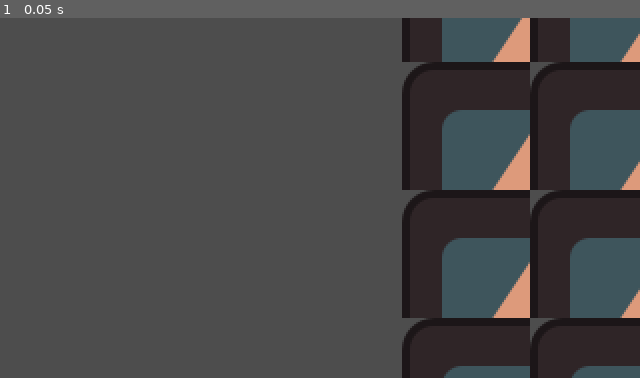
Above: before the commit, frame 1.
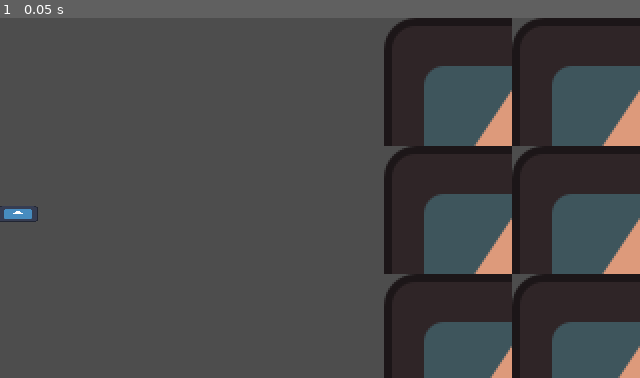
Above: after the commit, the same moment.

Repository: UHSGDC/alfred-the-dipping-bird
Game: Godot game, scene res://tests/minigame_tester.tscn
The game is run twice, just before and just after one commit, with the same random seed, the same clock (stepped at 60 frames per second) and the same inputs. The engine's default icon, where the game draws it, is replaced by a stand-in: a white triangle on a blue panel in a dark square.
Inputs:
- Up to frame 1 (0.05 s): no input

The runs differ from the first frame. In frame 1, 26% of the frame differs, in the area x 0-100%, y 0-100%.

Commit message:
chicago minigame clean up
- just a little bit of clean up, rescaling stuff to fit 320x180. not finished moving on to midwest for now

Diff:
--- a/scenes/chicago/chicago_minigame.tscn
+++ b/scenes/chicago/chicago_minigame.tscn
@@ -9,7 +9,7 @@
 [ext_resource type="PackedScene" uid="uid://5nh6tcoevhkg" path="res://scenes/chicago/win_zone.tscn" id="7_m8urx"]
 
 [sub_resource type="RectangleShape2D" id="RectangleShape2D_p78j3"]
-size = Vector2(79, 33)
+size = Vector2(20, 8)
 
 [sub_resource type="Animation" id="Animation_0vri5"]
 resource_name = "RESET"
@@ -67,7 +67,7 @@
 debug_mode = true
 
 [node name="Player" type="Area2D" parent="." node_paths=PackedStringArray("minigame_node", "top_left_bound", "bot_right_bound", "camera")]
-position = Vector2(-300, 312)
+position = Vector2(9, 98)
 collision_layer = 0
 script = ExtResource("2_xgthb")
 minigame_node = NodePath("..")
@@ -76,11 +76,11 @@
 camera = NodePath("../PlayerCamera")
 
 [node name="Sprite2D" type="Sprite2D" parent="Player"]
-scale = Vector2(0.7, 0.3)
+position = Vector2(-1.72853e-06, -5.72205e-06)
+scale = Vector2(0.15625, 0.0625001)
 texture = ExtResource("3_kftn3")
 
 [node name="CollisionShape2D" type="CollisionShape2D" parent="Player"]
-position = Vector2(-0.25, 0)
 shape = SubResource("RectangleShape2D_p78j3")
 
 [node name="AnimationPlayer" type="AnimationPlayer" parent="Player"]
@@ -217,7 +217,8 @@
 [node name="Factory" type="Sprite2D" parent="Factories/Smoke"]
 modulate = Color(0.756863, 0.584314, 0.501961, 1)
 show_behind_parent = true
-position = Vector2(-40, 46)
+position = Vector2(-13, 14)
+scale = Vector2(0.286, 0.286)
 texture = ExtResource("3_kftn3")
 
 [node name="Smoke3" parent="Factories" instance=ExtResource("6_rynt6")]
@@ -302,13 +303,13 @@
 texture = ExtResource("3_kftn3")
 
 [node name="PlayerCamera" type="Camera2D" parent="."]
-position = Vector2(151, 324)
+position = Vector2(160, 90)
 
 [node name="LeftPlayerBound" type="Marker2D" parent="PlayerCamera"]
-position = Vector2(-480, -290)
+position = Vector2(-152, -82)
 
 [node name="RightPlayerBound" type="Marker2D" parent="PlayerCamera"]
-position = Vector2(-480, 290)
+position = Vector2(-152, 82)
 
 [node name="Win Zone" parent="." instance=ExtResource("7_m8urx")]
 position = Vector2(11165, 323)
--- a/scenes/chicago/pigeon.tscn
+++ b/scenes/chicago/pigeon.tscn
@@ -4,7 +4,7 @@
 [ext_resource type="Texture2D" uid="uid://3ttwa7rolvit" path="res://icon.svg" id="1_a10fc"]
 
 [sub_resource type="RectangleShape2D" id="RectangleShape2D_y7cvp"]
-size = Vector2(64, 32)
+size = Vector2(22, 10)
 
 [sub_resource type="Curve" id="Curve_r1p26"]
 _data = [Vector2(0, 1), 0.0, 0.0, 0, 0, Vector2(1, 0.571429), 0.0, 0.0, 0, 0]
@@ -15,19 +15,20 @@
 gravity_scale = 0.0
 max_contacts_reported = 5
 contact_monitor = true
-linear_velocity = Vector2(-500, 0)
+linear_velocity = Vector2(-150, 0)
 script = ExtResource("1_07j60")
 
 [node name="CollisionShape2D" type="CollisionShape2D" parent="."]
 shape = SubResource("RectangleShape2D_y7cvp")
 
-[node name="VisibleOnScreenEnabler2D" type="VisibleOnScreenEnabler2D" parent="."]
-rect = Rect2(-32, -16, 64, 32)
-
 [node name="Sprite2D" type="Sprite2D" parent="."]
 modulate = Color(1, 0.443137, 0.12549, 1)
-scale = Vector2(0.5, 0.25)
+position = Vector2(0, 1.49012e-07)
+scale = Vector2(0.17, 0.078125)
 texture = ExtResource("1_a10fc")
+
+[node name="VisibleOnScreenEnabler2D" type="VisibleOnScreenEnabler2D" parent="."]
+rect = Rect2(-11, -5, 22, 10)
 
 [node name="DeathParticles" type="CPUParticles2D" parent="."]
 process_mode = 3
--- a/scenes/chicago/skyscraper.tscn
+++ b/scenes/chicago/skyscraper.tscn
@@ -3,13 +3,14 @@
 [ext_resource type="Texture2D" uid="uid://3ttwa7rolvit" path="res://icon.svg" id="2_tc2o7"]
 
 [sub_resource type="RectangleShape2D" id="RectangleShape2D_y7cvp"]
-size = Vector2(128, 128)
+size = Vector2(36, 36)
 
 [node name="Skyscraper" type="StaticBody2D" groups=["skyscraper"]]
 collision_mask = 0
 
 [node name="Sprite2D" type="Sprite2D" parent="."]
 modulate = Color(1, 0, 1, 1)
+scale = Vector2(0.28125, 0.28125)
 texture = ExtResource("2_tc2o7")
 
 [node name="CollisionShape2D" type="CollisionShape2D" parent="."]
--- a/scenes/chicago/smoke.tscn
+++ b/scenes/chicago/smoke.tscn
@@ -1,7 +1,7 @@
-[gd_scene load_steps=6 format=3 uid="uid://b0onck61deuc0"]
+[gd_scene load_steps=5 format=3 uid="uid://b0onck61deuc0"]
 
 [sub_resource type="CircleShape2D" id="CircleShape2D_4j3ms"]
-radius = 57.0088
+radius = 16.0
 
 [sub_resource type="Curve" id="Curve_tklpw"]
 _data = [Vector2(0, 0.395604), 0.0, 0.0, 0, 0, Vector2(0.798942, 1), 0.0, 0.0, 0, 0]
@@ -14,50 +14,49 @@
 [sub_resource type="Gradient" id="Gradient_b5ned"]
 colors = PackedColorArray(0.493545, 0.493546, 0.493546, 1, 1, 1, 1, 1)
 
-[sub_resource type="Gradient" id="Gradient_ieub1"]
-colors = PackedColorArray(0.396889, 0.396889, 0.396889, 1, 1, 1, 1, 1)
-
 [node name="Smoke" type="StaticBody2D" groups=["smoke"]]
 collision_mask = 0
 
 [node name="VisibleOnScreenEnabler2D" type="VisibleOnScreenEnabler2D" parent="."]
-rect = Rect2(-100, -100, 200, 200)
+rect = Rect2(-16, -16, 32, 32)
 
 [node name="CollisionShape2D" type="CollisionShape2D" parent="."]
 shape = SubResource("CircleShape2D_4j3ms")
 
 [node name="CPUParticles2D" type="CPUParticles2D" parent="."]
-amount = 300
+amount = 150
 lifetime = 5.0
 preprocess = 5.0
 local_coords = true
 emission_shape = 1
-emission_sphere_radius = 8.62
+emission_sphere_radius = 2.0
 spread = 180.0
 gravity = Vector2(0, 0)
-initial_velocity_min = 10.0
-initial_velocity_max = 20.0
-angular_velocity_min = -10.0
-angular_velocity_max = 10.0
-scale_amount_max = 8.0
+initial_velocity_min = 2.5
+initial_velocity_max = 6.0
+angular_velocity_min = -3.0
+angular_velocity_max = 3.0
+scale_amount_min = 0.5
+scale_amount_max = 2.0
 scale_amount_curve = SubResource("Curve_tklpw")
 color_ramp = SubResource("Gradient_ipgif")
 color_initial_ramp = SubResource("Gradient_b5ned")
 
-[node name="CPUParticles2D2" type="CPUParticles2D" parent="."]
+[node name="CPUParticles2D3" type="CPUParticles2D" parent="."]
 amount = 150
 lifetime = 5.0
 preprocess = 5.0
 local_coords = true
 emission_shape = 2
-emission_sphere_radius = 65.0
+emission_sphere_radius = 16.0
 spread = 180.0
 gravity = Vector2(0, 0)
-angular_velocity_min = -10.0
-angular_velocity_max = 10.0
-orbit_velocity_min = -0.1
-orbit_velocity_max = 0.1
-scale_amount_max = 8.0
+angular_velocity_min = -3.0
+angular_velocity_max = 3.0
+orbit_velocity_min = -0.05
+orbit_velocity_max = 0.05
+scale_amount_min = 0.5
+scale_amount_max = 2.0
 scale_amount_curve = SubResource("Curve_tklpw")
 color_ramp = SubResource("Gradient_ipgif")
-color_initial_ramp = SubResource("Gradient_ieub1")
+color_initial_ramp = SubResource("Gradient_b5ned")
--- a/scripts/chicago/player.gd
+++ b/scripts/chicago/player.gd
@@ -3,9 +3,9 @@
 signal player_lost
 signal player_won(lives: int)
 
-const MAX_SPEED: Vector2 = Vector2(0, 400)
+const MAX_SPEED: Vector2 = Vector2(0, 120)
 const ACCELERATION: Vector2 = MAX_SPEED * 10
-const AUTOSCROLL_SPEED: float = 600
+const AUTOSCROLL_SPEED: float = 170
 
 @export var minigame_node: BaseMinigame
 @export var top_left_bound: Marker2D
